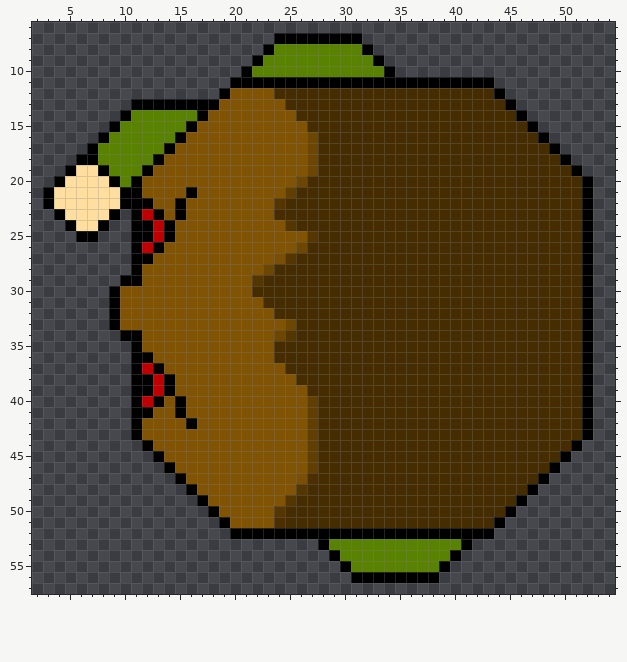
Two versions of one pixel-art sprite, res/animation/enemyAttack/unarmed/e.png. That is the earlier state.
The file is 64x64 pixels. Colours within 5 levels of each other are drawn and written as one. Shown: x 2..54, y 6..57.
Once edited:
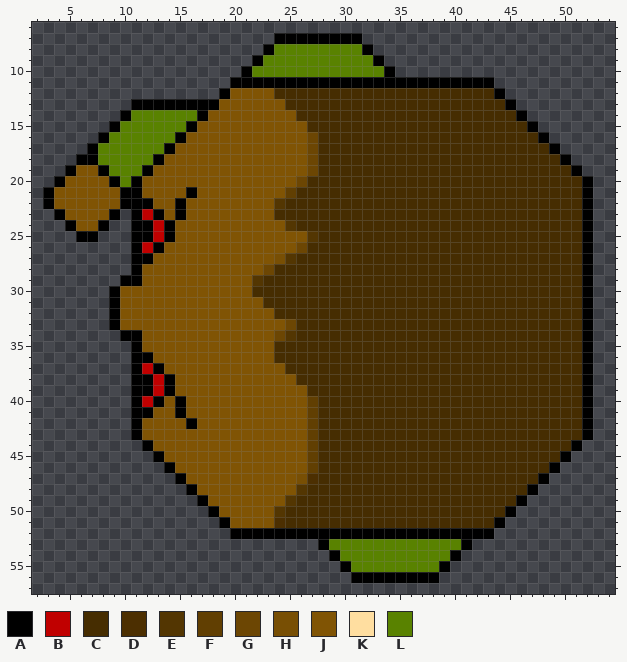
Palette (. is transparent): A #000000  B #c00000  C #462d01  D #4c2f01  E #533602  F #613f02  G #6c4603  H #784f04  J #805404  K #ffdea0  L #598200
Difference:
The author changed colour K to colour J in row 19 at x 6 to 7; in row 20 at x 5 to 8; in rows 21 to 22 at x 4 to 9; in row 23 at x 5 to 8; in row 24 at x 6 to 7.
